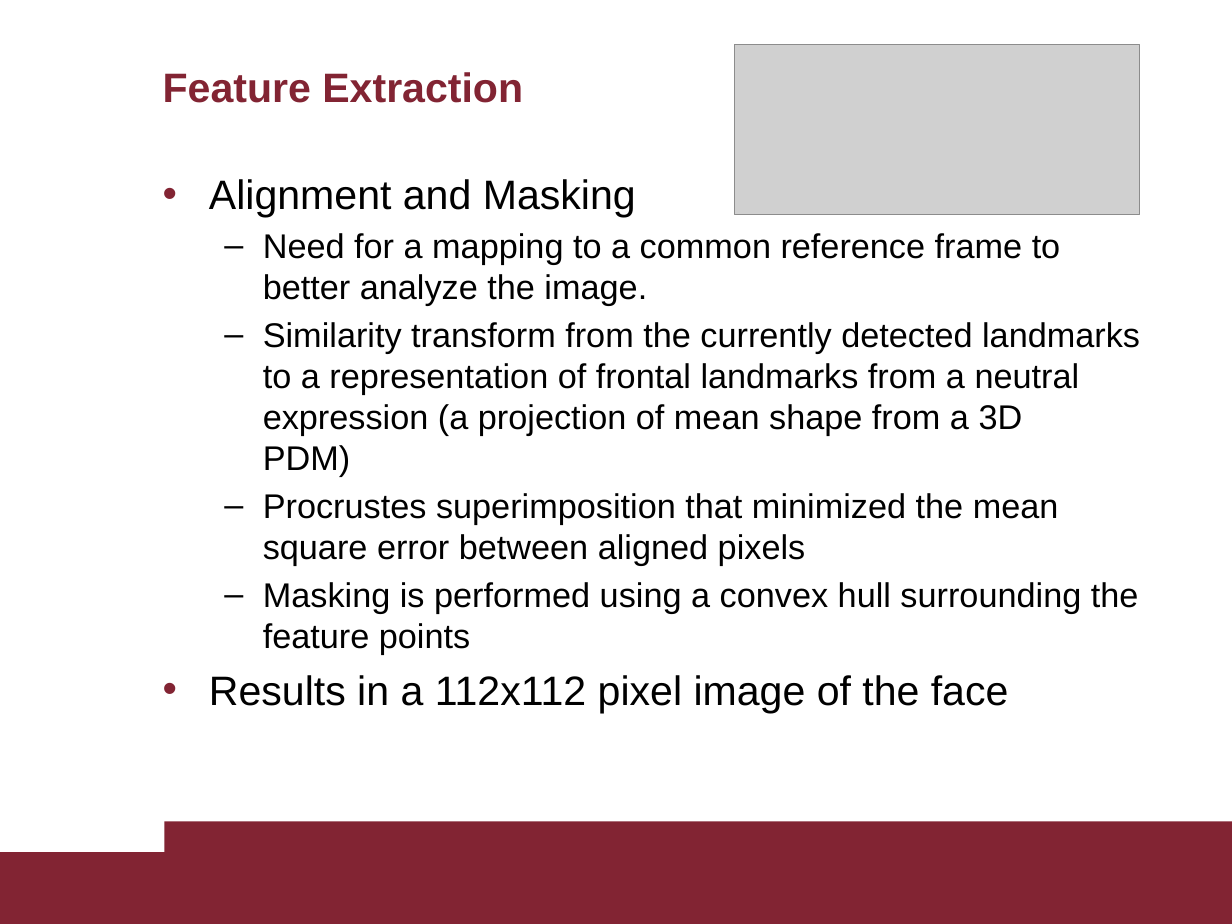
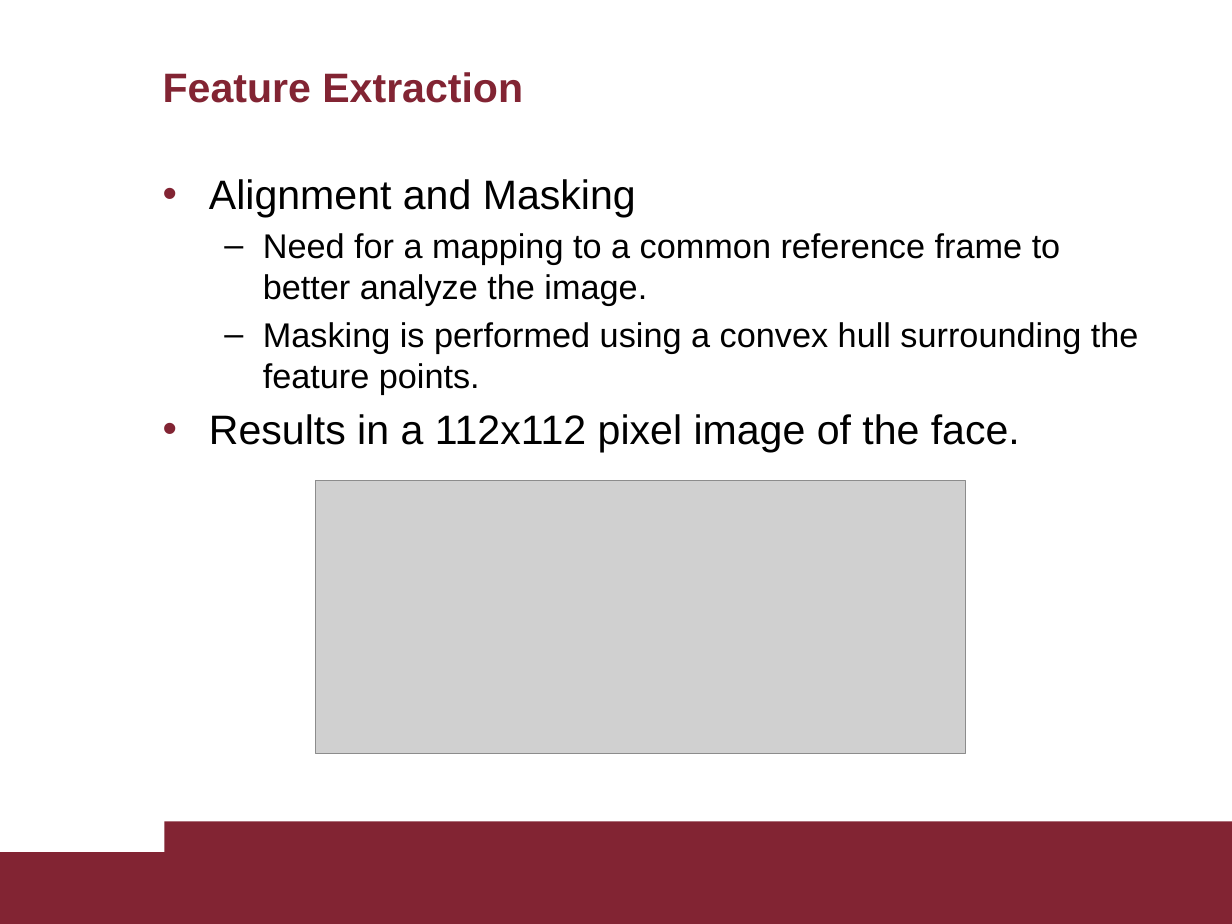
Before and after one commit to AscaL/thesis, a slide deck: slide 11 of Tesi Emanuele Orfanelli 1383726.pptx (slide 12 before the commit). Drawn at 1232x924 pixels with LibreOffice and Linux fonts; fonts in the diff are those of the drawing; grey boxes stand for pictures. Boxes give left, top, right and bottom in pixels: in the first picture for what was removed or moved away, otherwise in the second. Text is boxed around its words. In the diff, an @@ line names an element or a change of style, - is before the commit and + after.

```diff
--- a/Tesi Emanuele Orfanelli 1383726.pptx
+++ b/Tesi Emanuele Orfanelli 1383726.pptx
@@ text at <box>209,322,1139,453</box>: text changed @@
-  – Similarity transform from the currently detected landmarks to a representation of frontal landmarks from a neutral expression (a projection of mean shape from a 3D
-    PDM)
-  – Procrustes superimposition that minimized the mean square error between aligned pixels
-  – Masking is performed using a convex hull surrounding the feature points
-• Results in a 112x112 pixel image of the face
+  – Masking is performed using a convex hull surrounding the feature points.
+• Results in a 112x112 pixel image of the face.
@@ picture: place and size @@
-picture at <box>734,44,1140,214</box>
+picture at <box>315,480,966,754</box>
```
Also in this commit, not shown: 23 other slides changed, 2 slides removed.
